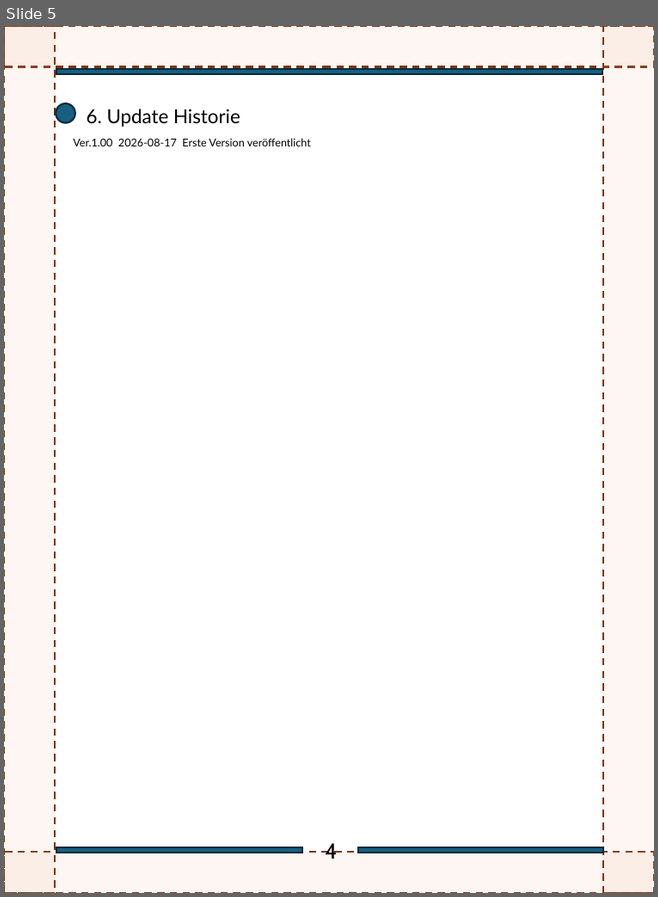
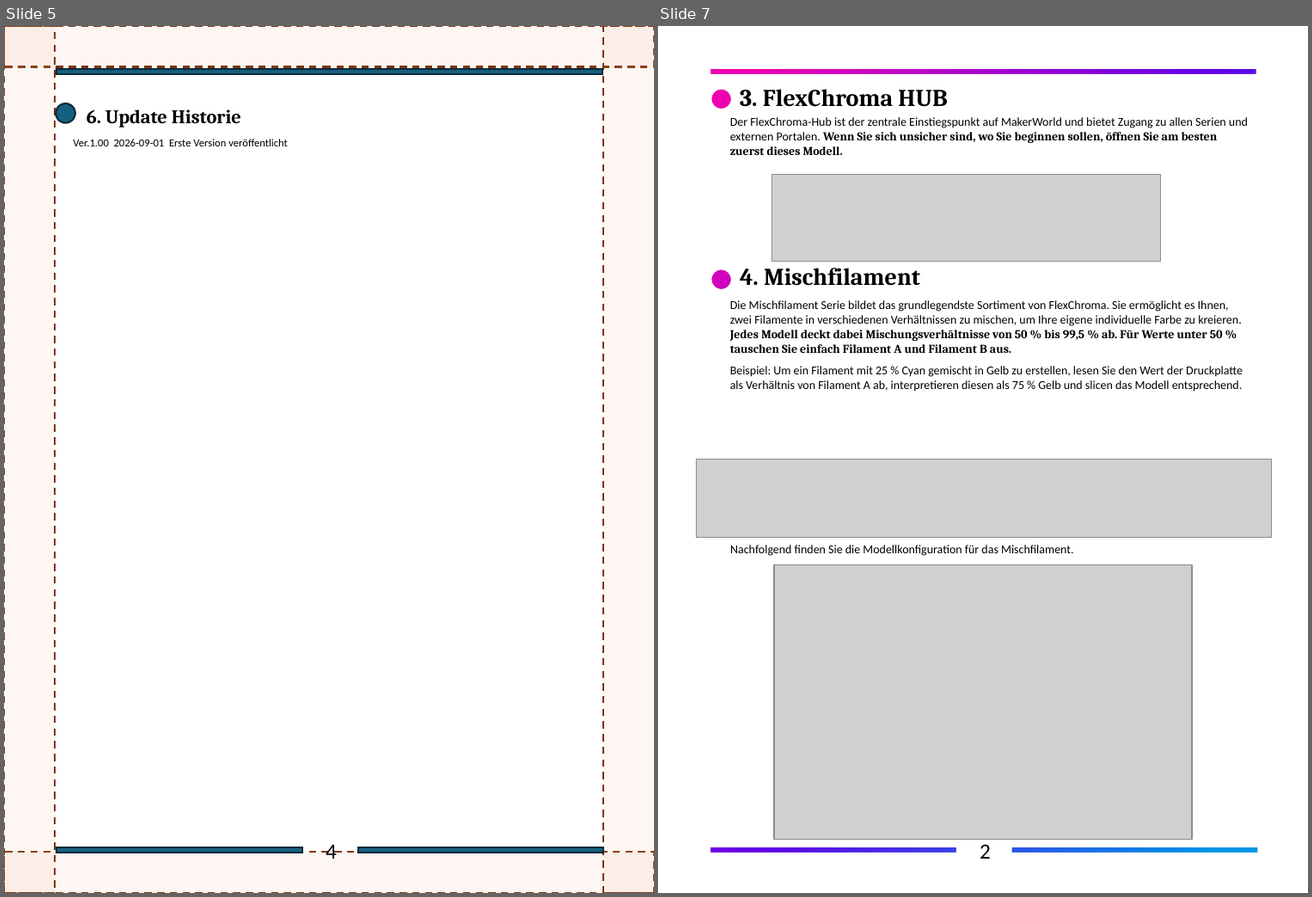
Before and after one commit to FlexChromaHQ/FlexChroma, a slide deck: Documents/Original/FlexChroma_Tour_Guide_DE.pptx. Shown side by side, each under a label of ours: slide 5 before the commit, slides 5 and 7 after it; the slides between them are not shown. The pictures are 658x897 and 1312x897 pixels, drawn with LibreOffice and Linux fonts; fonts in the diff are those of the drawing; grey boxes stand for pictures. Boxes give left, top, right and bottom in pixels: in the first picture for what was removed or moved away, otherwise in the second. Text is boxed around its words. In the diff, an @@ line names an element or a change of style, - is before the commit and + after.

```diff
--- a/Documents/Original/FlexChroma_Tour_Guide_DE.pptx
+++ b/Documents/Original/FlexChroma_Tour_Guide_DE.pptx
@@ slide 7 added at box(658, 26, 1308, 893), background #FFFFFF @@
@@ rectangle added at box(658, 26, 1308, 893), fill gradient #EE00B0 to #6200E8 to #0095E5 @@
@@ freeform shape added at box(658, 26, 1308, 893), fill #FFFFFF @@
@@ text added at box(740, 89, 947, 107), 20 pt, text #000000, bold @@
+3. FlexChroma HUB
@@ text added at box(730, 117, 1248, 155), 10 pt, text #000000 @@
+Der FlexChroma-Hub ist der zentrale Einstiegspunkt auf MakerWorld und bietet Zugang zu allen Serien und externen Portalen. Wenn Sie sich unsicher sind, wo Sie beginnen sollen, öffnen Sie am besten zuerst dieses Modell.
@@ picture added at box(772, 174, 1161, 261) @@
@@ text added at box(740, 268, 920, 286), 20 pt, text #000000, bold @@
+4. Mischfilament
@@ text added at box(730, 300, 1243, 392), 10 pt, text #000000 @@
+Die Mischfilament Serie bildet das grundlegendste Sortiment von FlexChroma. Sie ermöglicht es Ihnen, zwei Filamente in verschiedenen Verhältnissen zu mischen, um Ihre eigene individuelle Farbe zu kreieren.
+Jedes Modell deckt dabei Mischungsverhältnisse von 50 % bis 99,5 % ab. Für Werte unter 50 % tauschen Sie einfach Filament A und Filament B aus.
+Beispiel: Um ein Filament mit 25 % Cyan gemischt in Gelb zu erstellen, lesen Sie den Wert der Druckplatte als Verhältnis von Filament A ab, interpretieren diesen als 75 % Gelb und slicen das Modell entsprechend.
@@ picture added at box(696, 459, 1272, 538) @@
@@ text added at box(730, 545, 1073, 556), 10 pt, text #000000 @@
+Nachfolgend finden Sie die Modellkonfiguration für das Mischfilament.
@@ picture added at box(774, 564, 1192, 840) @@
@@ text added at box(980, 844, 991, 858), 18 pt, text #000000 @@
+2
@@ slide 5 changed as well @@
@@ text "6. Update Historie" at box(87, 109, 241, 127): font Lato to Cambria, bold on @@
@@ text at box(73, 139, 288, 146): text changed; font Lato to Calibri @@
-Ver.1.00 2026-08-17 Erste Version veröffentlicht
+Ver.1.00 2026-09-01 Erste Version veröffentlicht
@@ text "4" at box(326, 844, 337, 858): font Cabin to Calibri @@
```
Also in this commit, not shown: 4 other slides changed, 3 other slides added, 4 other files.
